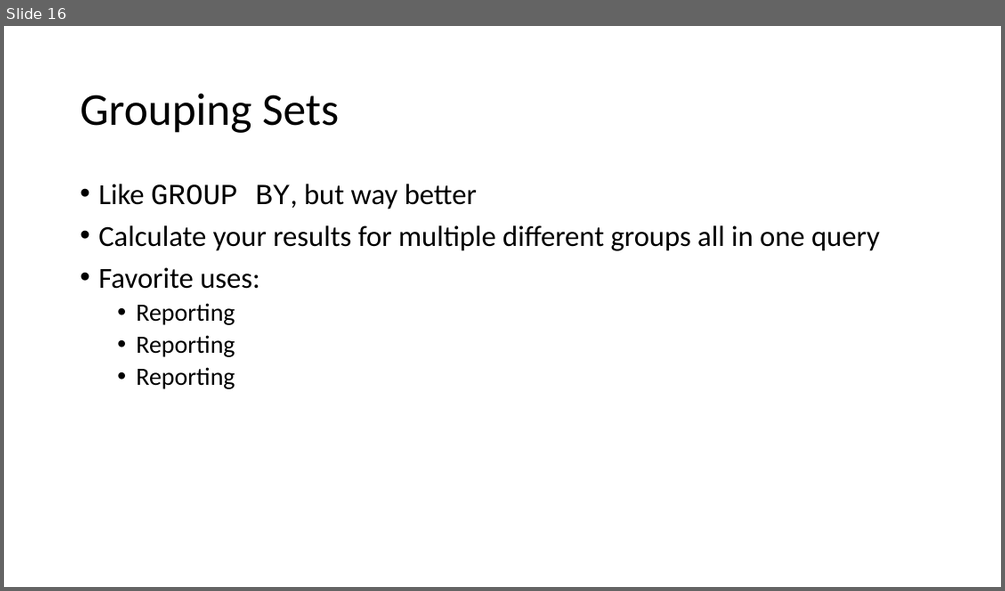
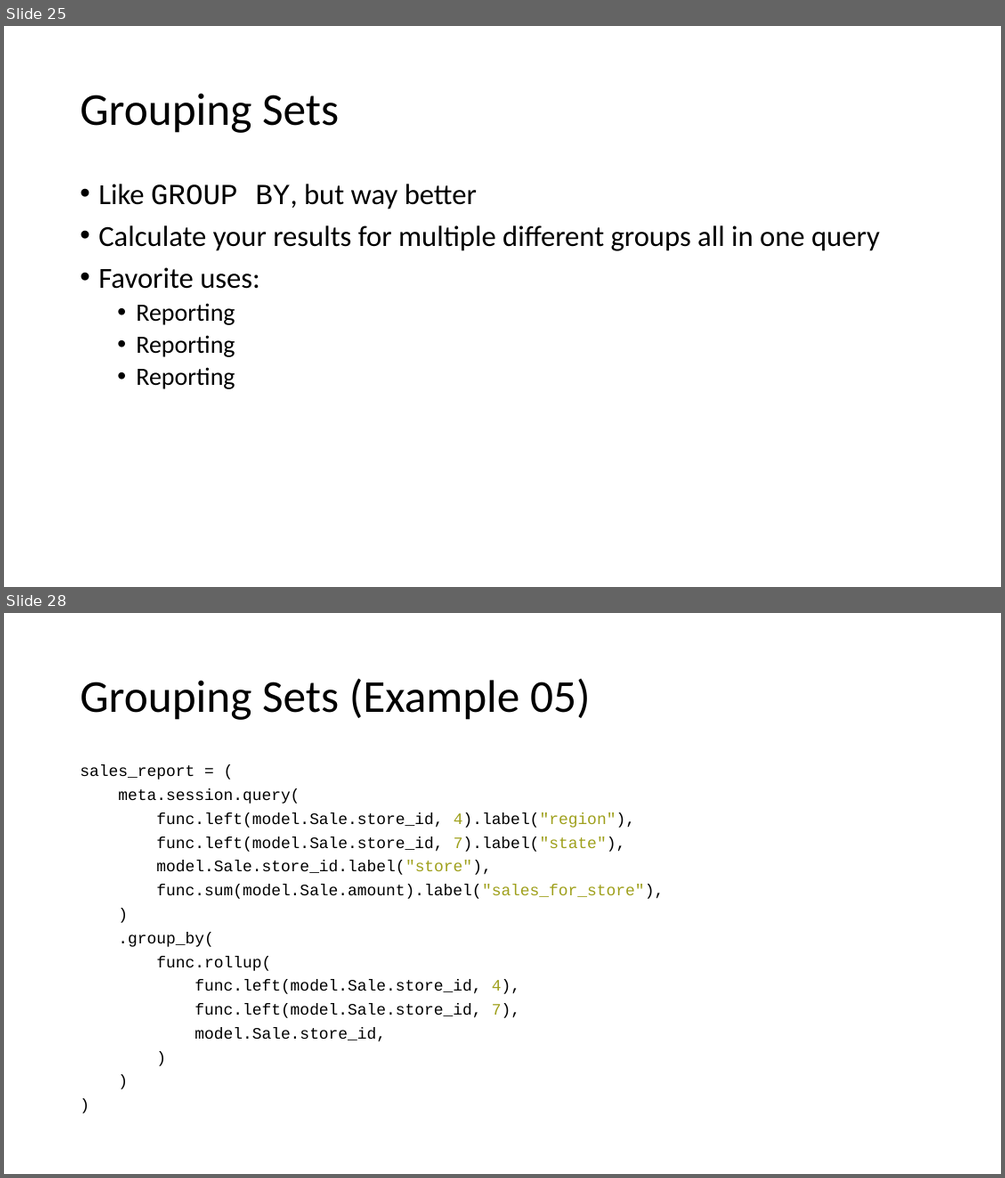
Before and after one commit to f0rk/pygotham-2019, a slide deck: pygotham-2019.pptx. Shown one above the other, each under a label of ours: slide 16 before the commit, slides 25 and 28 after it; the slides between them are not shown. The pictures are 1005x591 and 1005x1178 pixels, drawn with LibreOffice and Linux fonts; fonts in the diff are those of the drawing. Boxes give left, top, right and bottom in pixels: in the first picture for what was removed or moved away, otherwise in the second. Text is boxed around its words. In the diff, an @@ line names an element or a change of style, - is before the commit and + after.

Commit message:
additonal example + more deck content

```diff
--- a/pygotham-2019.pptx
+++ b/pygotham-2019.pptx
@@ slide 28 added at bbox=[4, 613, 1001, 1174], background #FFFFFF @@
@@ title added at bbox=[80, 678, 591, 720], 44 pt, text #000000 @@
+Grouping Sets (Example 05)
@@ text added at bbox=[80, 765, 663, 1041], 15.4 pt, text #000000 @@
+sales_report = (
+meta.session.query(
+func.left(model.Sale.store_id, 4).label("region"),
+func.left(model.Sale.store_id, 7).label("state"),
+model.Sale.store_id.label("store"),
+func.sum(model.Sale.amount).label("sales_for_store"),
+)
+.group_by(
+func.rollup(
+func.left(model.Sale.store_id, 4),
+func.left(model.Sale.store_id, 7),
+model.Sale.store_id,
+)
+)
+)
@@ what was slide 16 is now slide 25 @@
```
Also in this commit, not shown: 4 slides changed, 12 other slides added, 1 other file.
